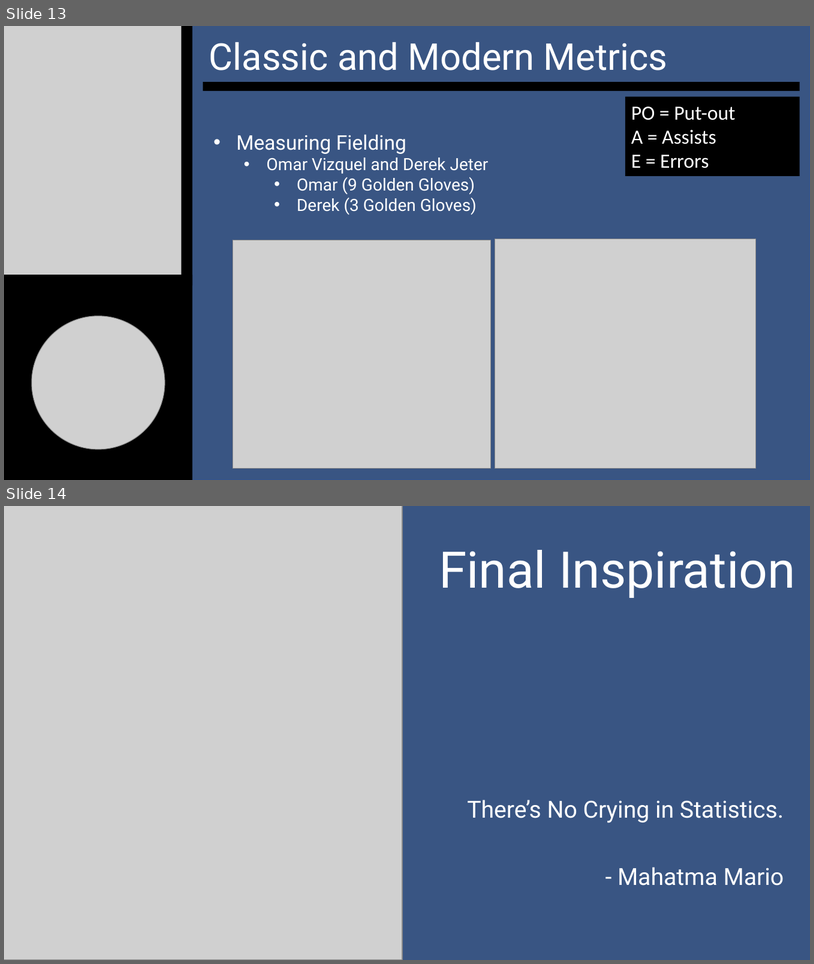
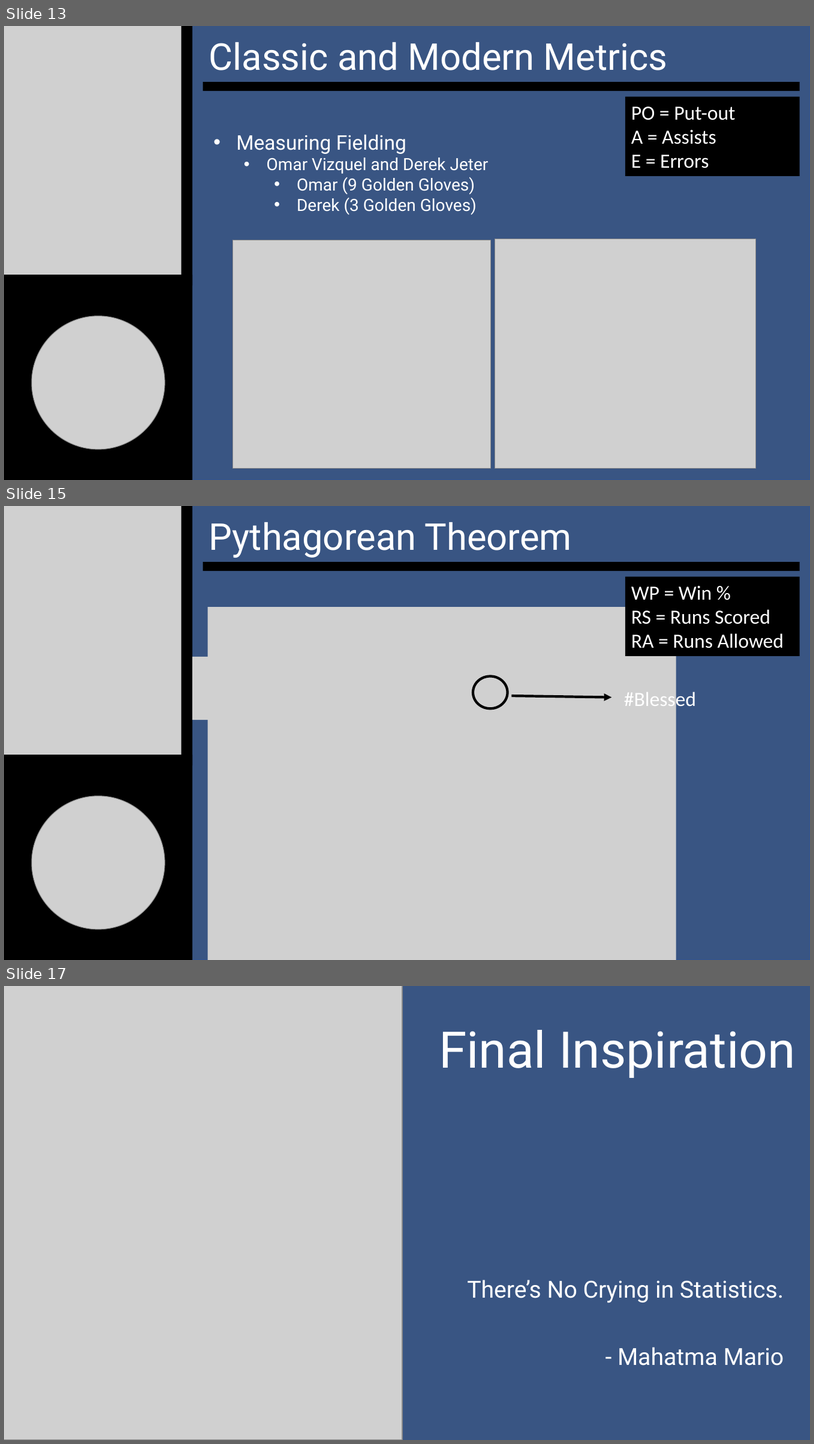
Before and after one commit to SuperMarioGiacomazzo/STOR390_WEBSITE, a slide deck: Slides/Baseball 1/Baseball_1_Lecture.pptx. Shown one above the other, each under a label of ours: slides 13 and 14 before the commit, slides 13, 15 and 17 after it; the slides between them are not shown. The pictures are 814x964 and 814x1444 pixels, drawn with LibreOffice and Linux fonts; fonts in the diff are those of the drawing; grey boxes stand for pictures. Boxes give left, top, right and bottom in pixels: in the first picture for what was removed or moved away, otherwise in the second. Text is boxed around its words. In the diff, an @@ line names an element or a change of style, - is before the commit and + after.

```diff
--- a/Slides/Baseball 1/Baseball_1_Lecture.pptx
+++ b/Slides/Baseball 1/Baseball_1_Lecture.pptx
@@ slide 15 added at (4, 506, 810, 960), background #FFFFFF @@
@@ rectangle added at (4, 506, 810, 960), fill #395583, outline #325491 1 pt @@
@@ picture added at (4, 506, 182, 765) @@
@@ rectangle added at (182, 506, 193, 765), fill #000000 @@
@@ subtitle added at (209, 522, 572, 558), 44 pt, text #FFFFFF @@
+Pythagorean Theorem
@@ rectangle added at (203, 562, 800, 571), fill #000000 @@
@@ rectangle added at (626, 577, 800, 656), fill #000000, 24 pt, text #FFFFFF @@
+WP = Win %
+RS = Runs Scored
+RA = Runs Allowed
@@ picture added at (208, 607, 677, 960) @@
@@ picture added at (193, 657, 569, 720) @@
@@ ellipse added at (473, 676, 508, 708), outline #000000 3 pt @@
@@ arrow added from (512, 696) to (612, 697), #000000 3 pt @@
@@ text added at (624, 690, 696, 711), 24 pt, text #FFFFFF @@
+#Blessed
@@ rectangle added at (4, 754, 193, 960), fill #000000 @@
@@ picture added at (32, 796, 165, 929) @@
@@ picture added at (209, 797, 585, 863) @@
@@ what was slide 14 is now slide 17 @@
```
Also in this commit, not shown: 2 other slides added, 3 other files.
